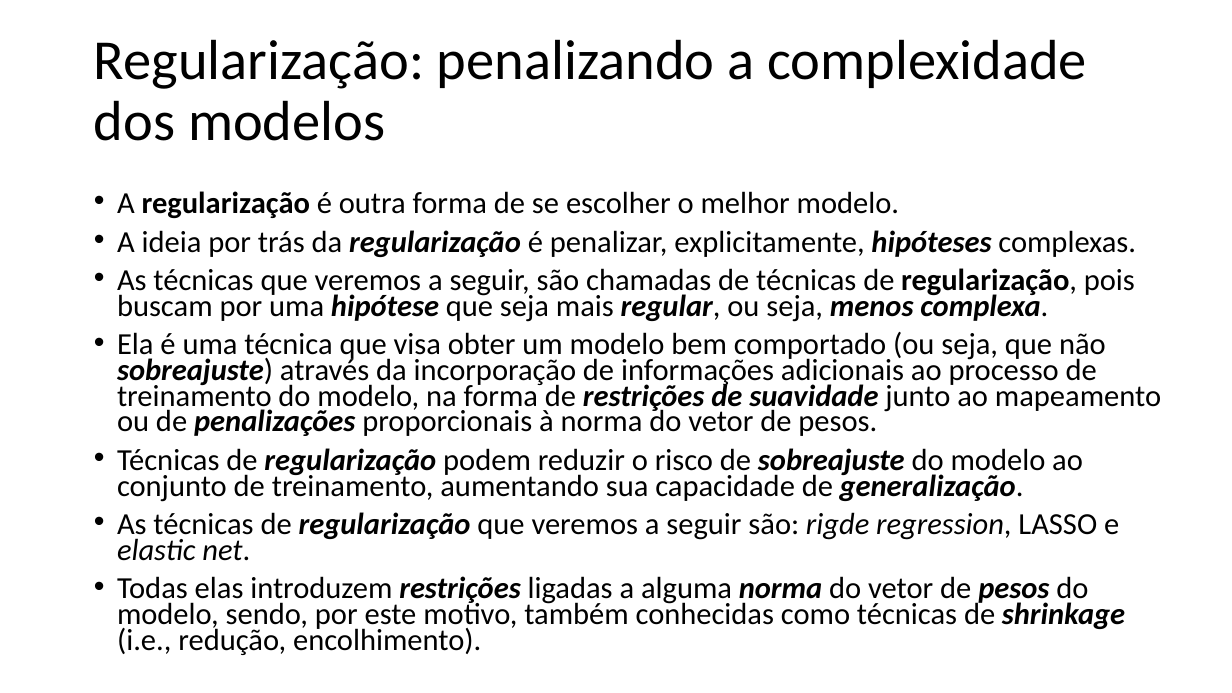
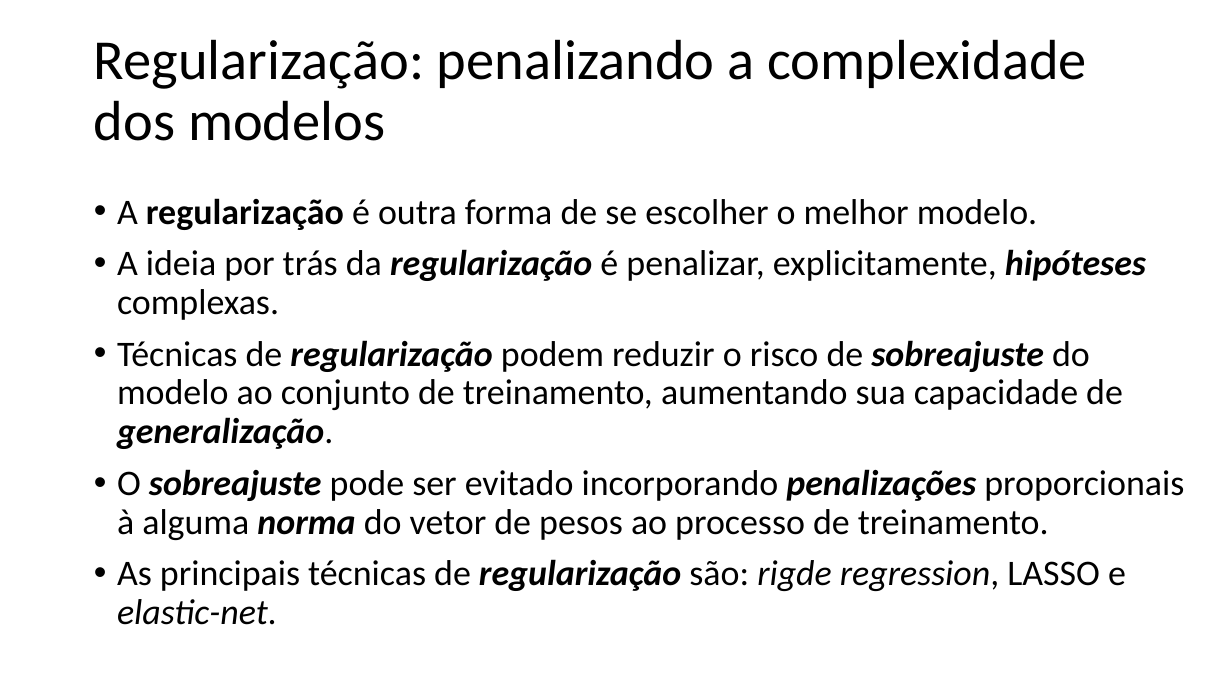
Before and after one commit to zz4fap/t319_aprendizado_de_maquina, a slide deck: slide 3 of slides/T319_Regressão_Linear (Parte VI).pptx. Drawn at 1232x693 pixels with LibreOffice and Linux fonts; fonts in the diff are those of the drawing. Boxes give left, top, right and bottom in pixels: in the first picture for what was removed or moved away, otherwise in the second. Text is boxed around its words. In the diff, an @@ line names an element or a change of style, - is before the commit and + after.

```diff
--- a/slides/T319_Regressão_Linear (Parte VI).pptx
+++ b/slides/T319_Regressão_Linear (Parte VI).pptx
@@ text at [117, 198, 1146, 449]: size 23.8 to 28 pt in "A regularização é outra forma de se ...", "A ideia por trás da regularização é ...", "Técnicas de regularização podem reduzir o risco ..."; line spacing 0.7 to 0.9 @@
@@ text at [117, 268, 1161, 436]: paragraphs removed @@
-• As técnicas que veremos a seguir, são chamadas de técnicas de regularização, pois buscam por uma hipótese que seja mais regular, ou seja, menos complexa.
-• Ela é uma técnica que visa obter um modelo bem comportado (ou seja, que não sobreajuste) através da incorporação de informações adicionais ao processo de treinamento do modelo, na forma de restrições de suavidade junto ao mapeamento ou de penalizações proporcionais à norma do vetor de pesos.
@@ text at [117, 469, 1184, 625]: text changed; size 23.8 to 28 pt @@
-• As técnicas de regularização que veremos a seguir são: rigde regression, LASSO e elastic net.
-• Todas elas introduzem restrições ligadas a alguma norma do vetor de pesos do modelo, sendo, por este motivo, também conhecidas como técnicas de shrinkage (i.e., redução, encolhimento).
+• O sobreajuste pode ser evitado incorporando penalizações proporcionais à alguma norma do vetor de pesos ao processo de treinamento.
+• As principais técnicas de regularização são: rigde regression, LASSO e elastic-net.
```
Also in this commit, not shown: 8 other slides changed, 3 slides added, 9 slides removed, 26 other files.
